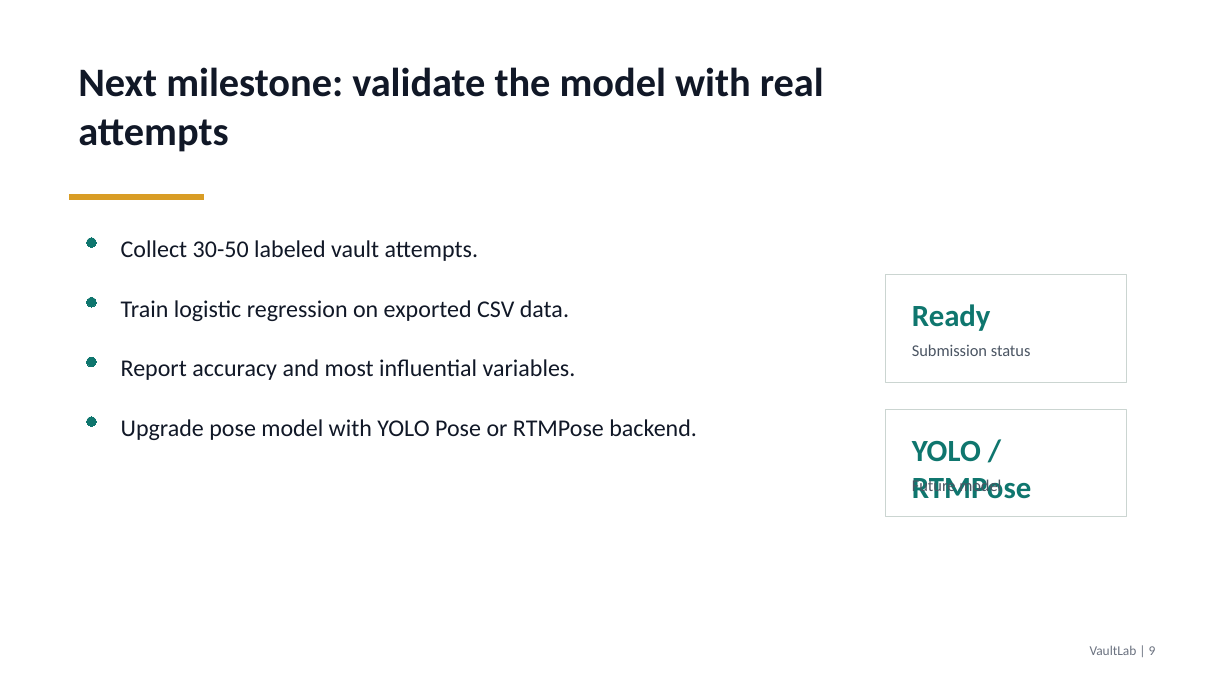
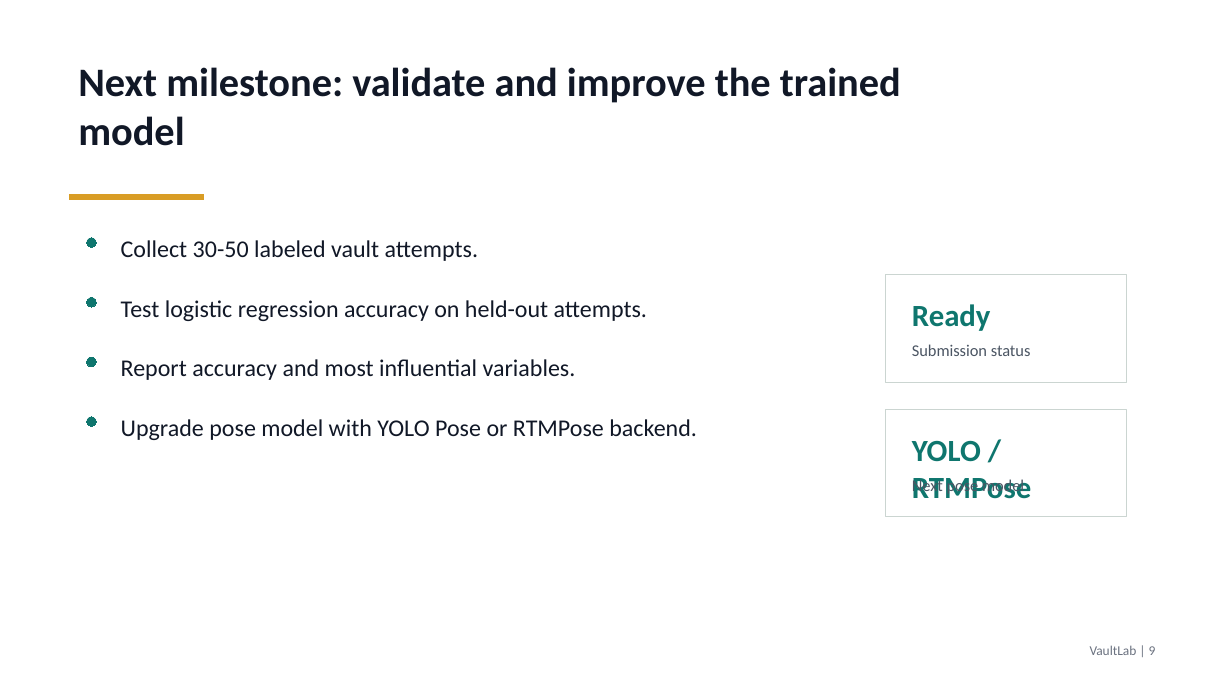
Before and after one commit to jayaxu091-blip/PV-analysis, a slide deck: slide 9 of VaultLab_Presentation.pptx. Drawn at 1232x693 pixels with LibreOffice and Linux fonts; fonts in the diff are those of the drawing. Boxes give left, top, right and bottom in pixels: in the first picture for what was removed or moved away, otherwise in the second. Text is boxed around its words. In the diff, an @@ line names an element or a change of style, - is before the commit and + after.

Commit message:
Add trained vault scoring model

```diff
--- a/VaultLab_Presentation.pptx
+++ b/VaultLab_Presentation.pptx
@@ text at <box>78,67,901,146</box>: text changed @@
-Next milestone: validate the model with real attempts
+Next milestone: validate and improve the trained model
@@ text at <box>121,300,647,321</box>: text changed @@
-Train logistic regression on exported CSV data.
+Test logistic regression accuracy on held-out attempts.
@@ text at <box>912,478,1024,496</box>: text changed @@
-Future model
+Next pose model
```
Also in this commit, not shown: 3 other slides changed, 9 other files.
